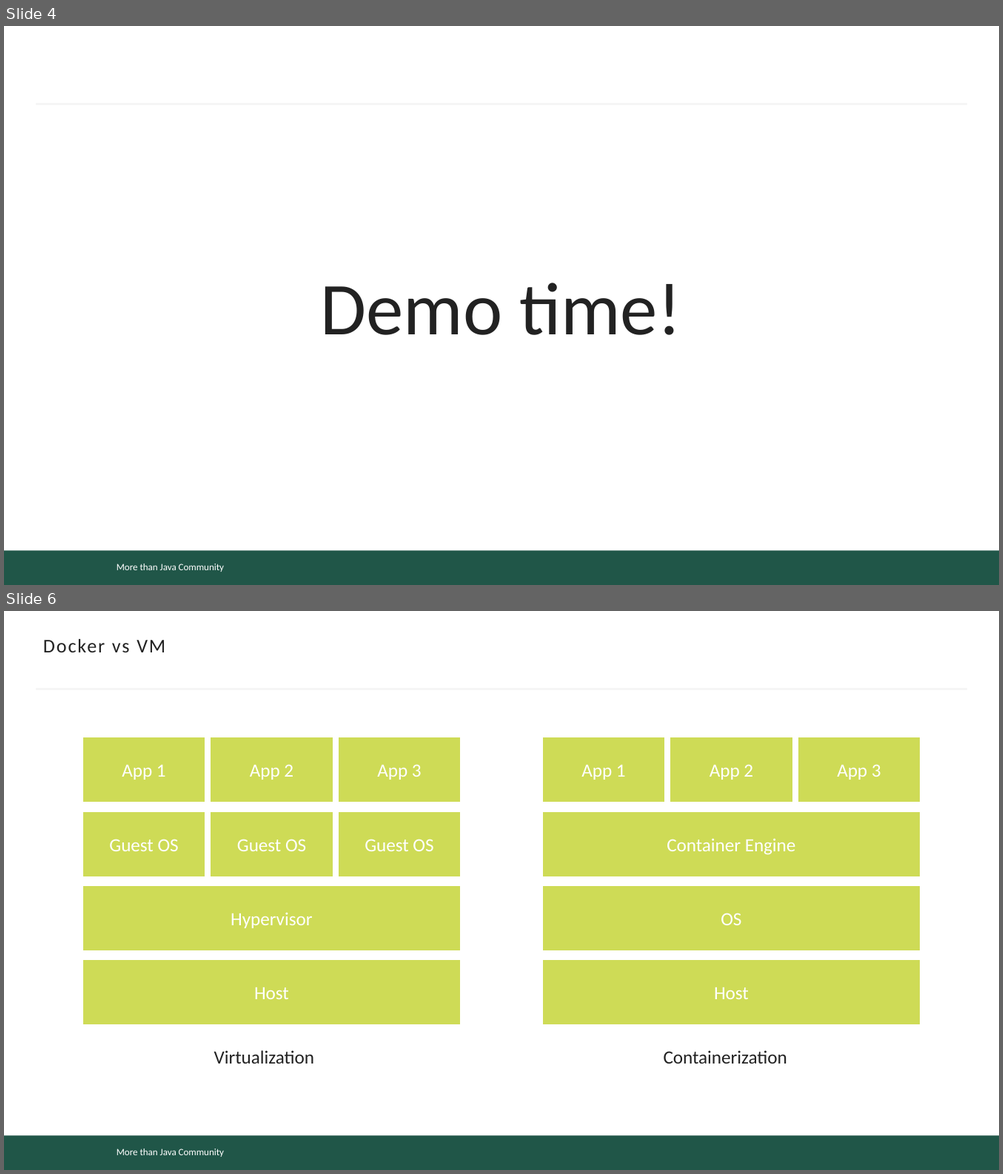
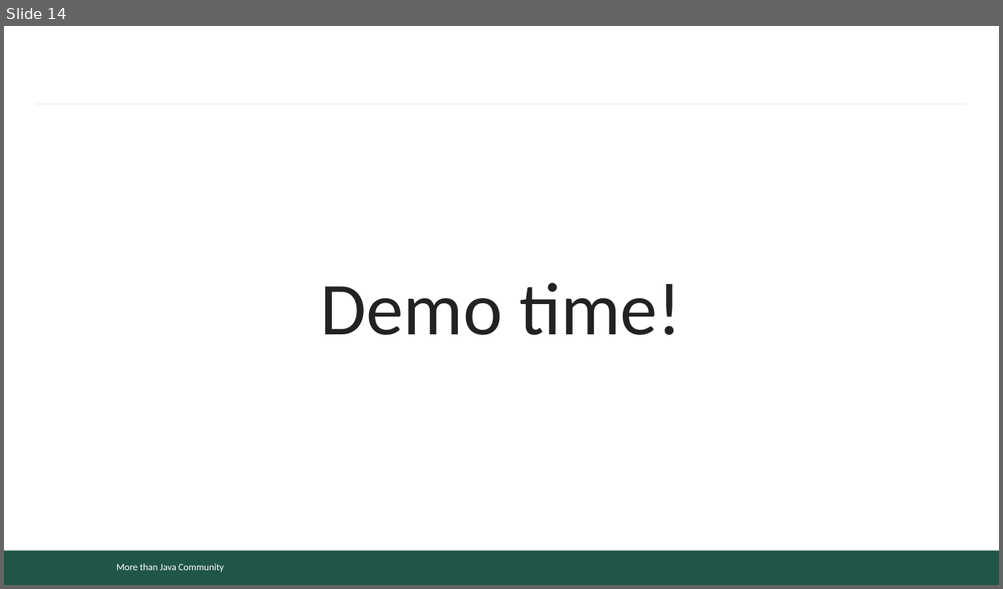
Before and after one commit to mjc-school/MJC-School, a slide deck: stage #4/light-talks/serialization/serialization.pptx. Shown one above the other, each under a label of ours: slides 4 and 6 before the commit, slide 14 after it; the slides between them are not shown. The pictures are 1003x1174 and 1003x589 pixels, drawn with LibreOffice and Linux fonts; fonts in the diff are those of the drawing; background and template pictures are left out. Boxes give left, top, right and bottom in pixels: in the first picture for what was removed or moved away, otherwise in the second. Text is boxed around its words. In the diff, an @@ line names an element or a change of style, - is before the commit and + after.

```diff
--- a/stage #4/light-talks/serialization/serialization.pptx
+++ b/stage #4/light-talks/serialization/serialization.pptx
@@ slide 6 removed at (x1=4, y1=611, x2=999, y2=1170), background #FFFFFF; not listed: 3 template elements that a slide beside it also shows @@
@@ title removed at (x1=43, y1=639, x2=165, y2=652) @@
-Docker vs VM
@@ rectangle removed at (x1=84, y1=738, x2=204, y2=802) @@
-App 1
@@ rectangle removed at (x1=211, y1=738, x2=331, y2=802) @@
-App 2
@@ rectangle removed at (x1=339, y1=738, x2=460, y2=802) @@
-App 3
@@ rectangle removed at (x1=543, y1=738, x2=663, y2=802) @@
-App 1
@@ rectangle removed at (x1=670, y1=738, x2=791, y2=802) @@
-App 2
@@ rectangle removed at (x1=799, y1=738, x2=919, y2=802) @@
-App 3
@@ rectangle removed at (x1=84, y1=813, x2=204, y2=877) @@
-Guest OS
@@ rectangle removed at (x1=211, y1=813, x2=331, y2=877) @@
-Guest OS
@@ rectangle removed at (x1=339, y1=813, x2=460, y2=877) @@
-Guest OS
@@ rectangle removed at (x1=543, y1=813, x2=919, y2=877) @@
-Container Engine
@@ rectangle removed at (x1=84, y1=886, x2=460, y2=950) @@
-Hypervisor
@@ rectangle removed at (x1=543, y1=886, x2=919, y2=950) @@
-OS
@@ rectangle removed at (x1=84, y1=961, x2=460, y2=1025) @@
-Host
@@ rectangle removed at (x1=543, y1=961, x2=919, y2=1025) @@
-Host
@@ text removed at (x1=214, y1=1051, x2=315, y2=1064) @@
-Virtualization
@@ text removed at (x1=663, y1=1051, x2=787, y2=1064) @@
-Containerization
@@ what was slide 4 is now slide 14 @@
```
Also in this commit, not shown: 19 slides added, 10 other slides removed.
